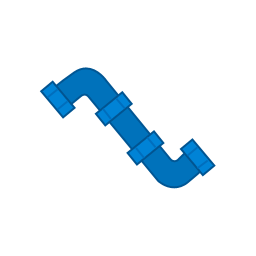
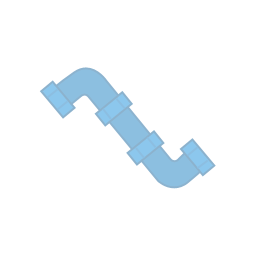
Two versions of the same layered image (256 x 256). Layer-by-layer changes:
pixels changed over [39, 67, 216, 189] (layer not identified)
